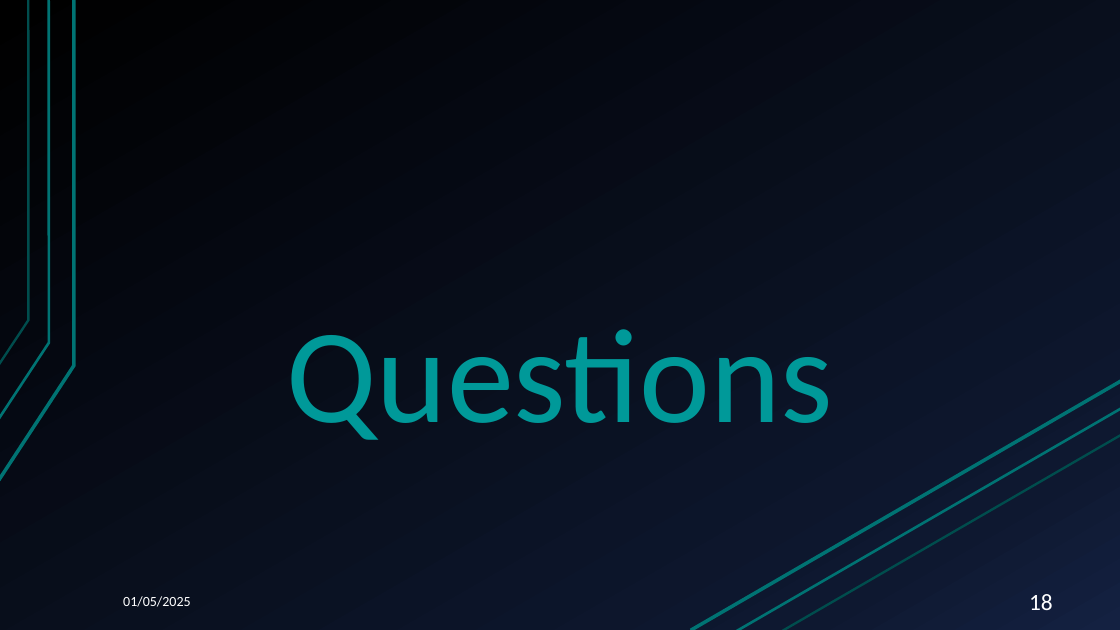
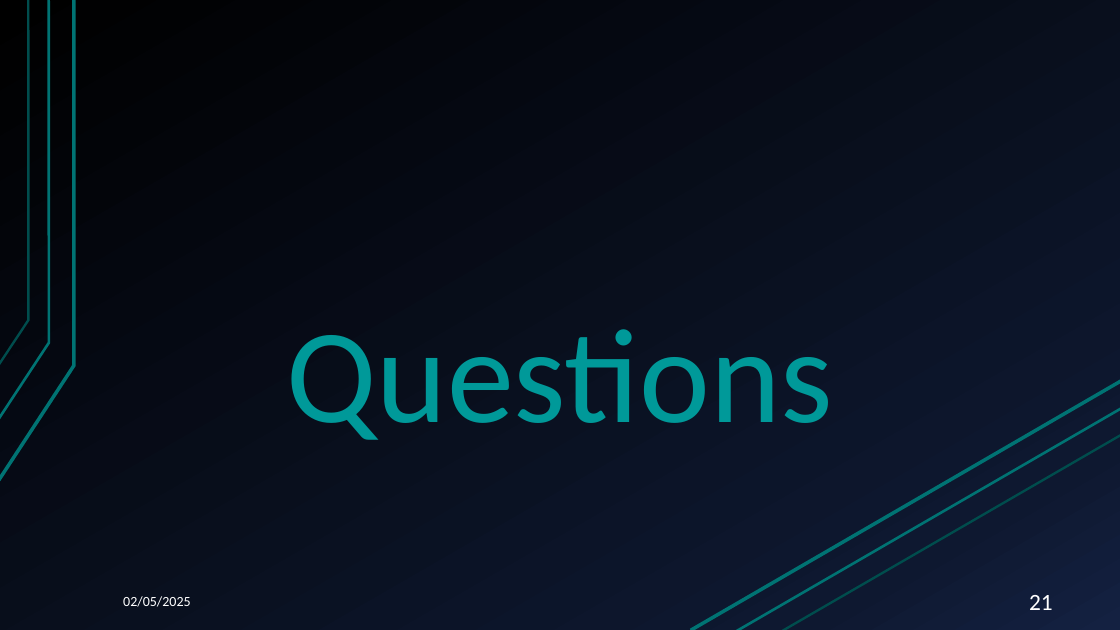
Before and after one commit to A-s-a-d/Table-de-Mixage, a slide deck: slide 21 of SousSysteme_Entrees/Documentation/PRESENTATION/Presentation_3_SAE_S6.pptx (slide 18 before the commit). Drawn at 1120x630 pixels with LibreOffice and Linux fonts; fonts in the diff are those of the drawing. Boxes give left, top, right and bottom in pixels: in the first picture for what was removed or moved away, otherwise in the second. Text is boxed around its words. In the diff, an @@ line names an element or a change of style, - is before the commit and + after.

```diff
--- a/SousSysteme_Entrees/Documentation/PRESENTATION/Presentation_3_SAE_S6.pptx
+++ b/SousSysteme_Entrees/Documentation/PRESENTATION/Presentation_3_SAE_S6.pptx
@@ text at bbox=[123, 596, 190, 607]: text changed @@
-01/05/2025
+02/05/2025
@@ page number at bbox=[1029, 595, 1053, 610]: text changed @@
-18
+21
```
Also in this commit, not shown: 18 other slides changed, 3 slides added, 2 other files.
